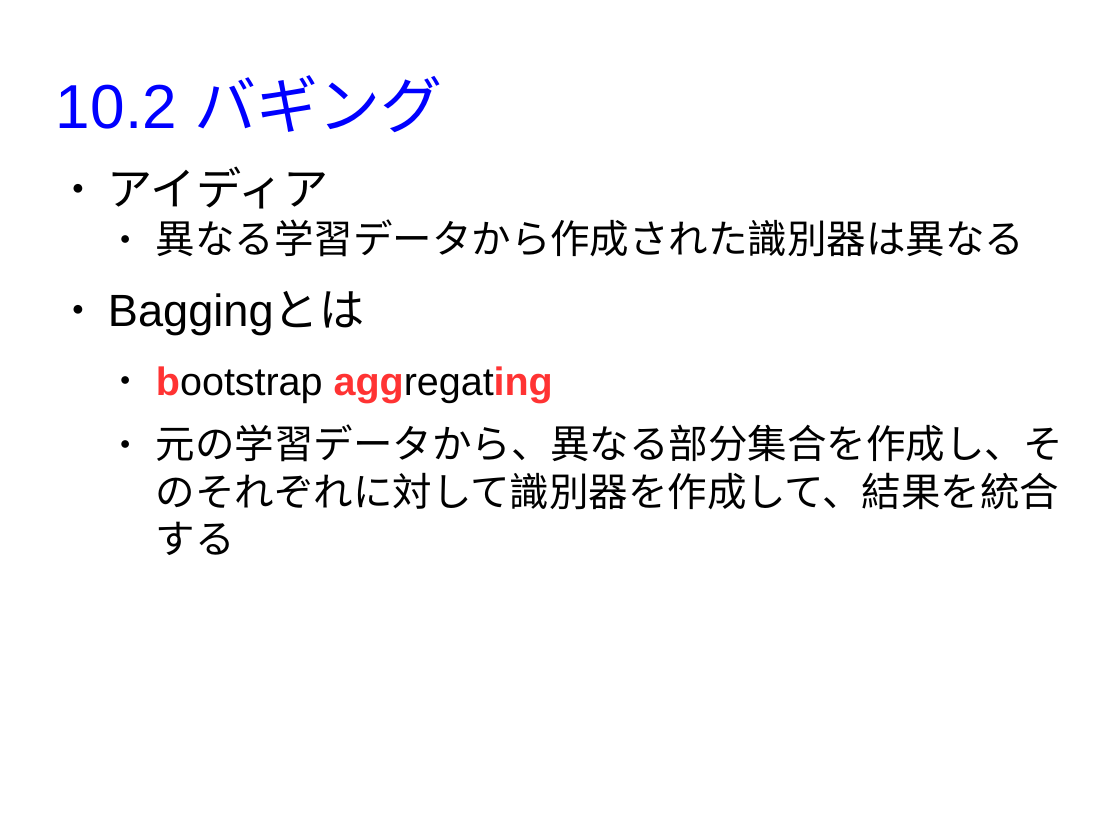
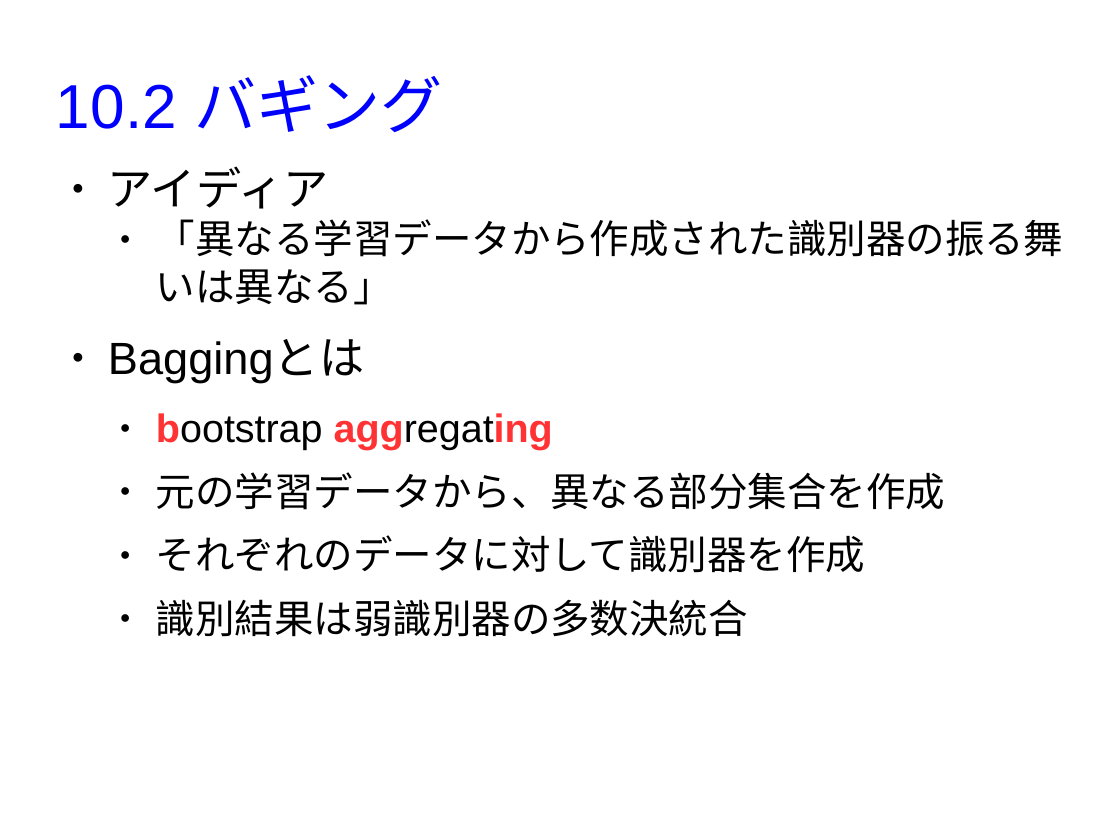
Before and after one commit to MasahiroAraki/MachineLearning, a slide deck: slide 4 of slides/chap10.odp. Drawn at 1120x840 pixels with LibreOffice and Linux fonts; fonts in the diff are those of the drawing. Boxes give left, top, right and bottom in pixels: in the first picture for what was removed or moved away, otherwise in the second. Text is boxed around its words. In the diff, an @@ line names an element or a change of style, - is before the commit and + after.

```diff
--- a/slides/chap10.odp
+++ b/slides/chap10.odp
@@ text at (156,219,1063,305): text changed @@
-  ● 異なる学習データから作成された識別器は異なる
+  ● 「異なる学習データから作成された識別器の振る舞いは異なる」
@@ text at (156,472,945,637): text changed @@
-  ● 元の学習データから、異なる部分集合を作成し、そのそれぞれに対して識別器を作成して、結果を統合する
+  ● 元の学習データから、異なる部分集合を作成
+  ● それぞれのデータに対して識別器を作成
+  ● 識別結果は弱識別器の多数決統合
```
Also in this commit, not shown: 11 other slides changed, 3 other files.
